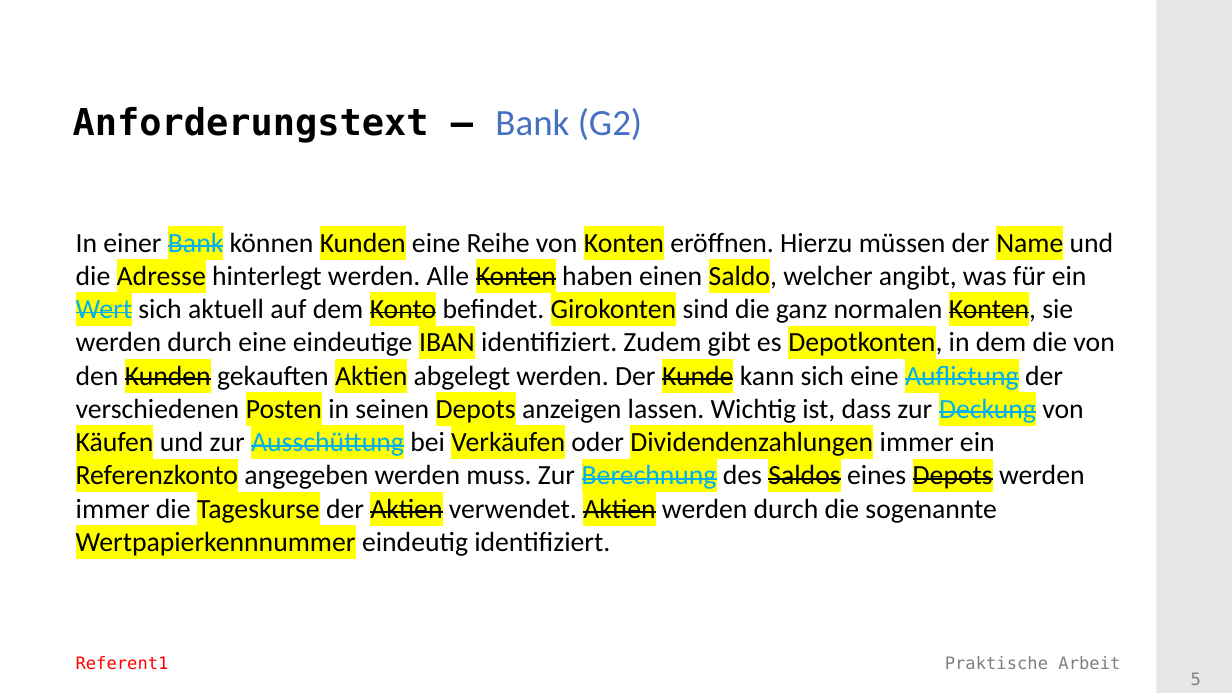
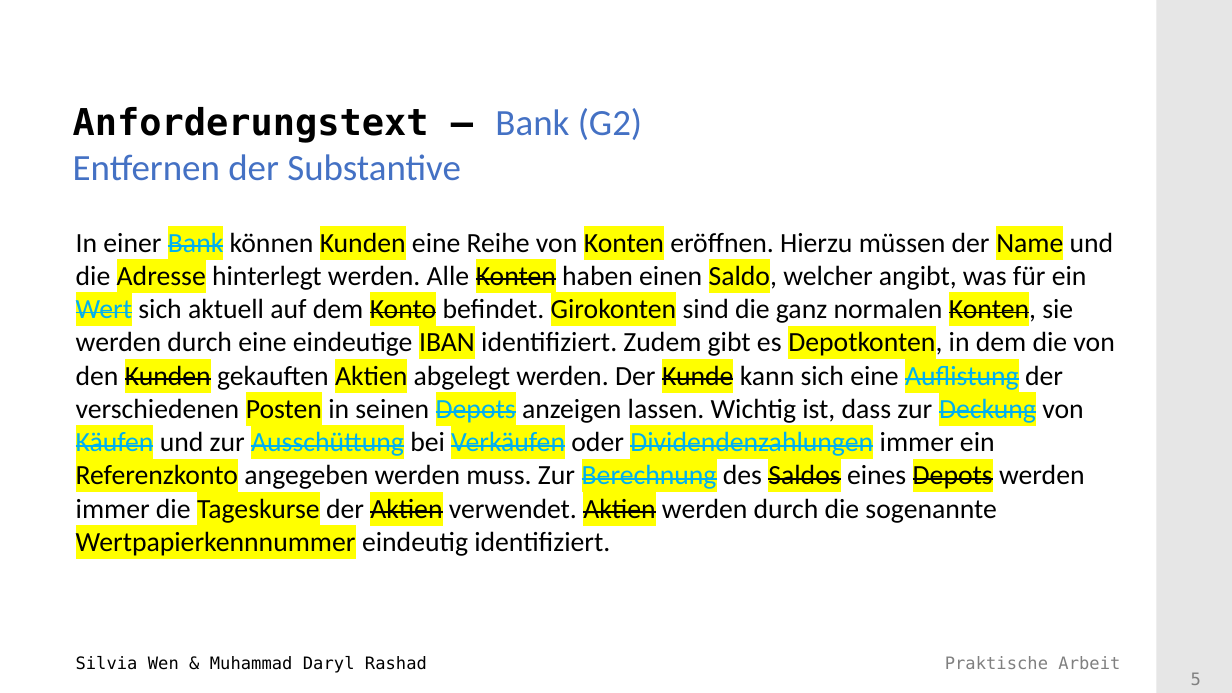
Before and after one commit to Mufasaxi/SimpleBank, a slide deck: slide 5 of Vorlage_Praesentation_2022_Subgroup_2_4_OOA.pptx. Drawn at 1232x693 pixels with LibreOffice and Linux fonts; fonts in the diff are those of the drawing; background and template pictures are left out. Boxes give left, top, right and bottom in pixels: in the first picture for what was removed or moved away, otherwise in the second. Text is boxed around its words. In the diff, an @@ line names an element or a change of style, - is before the commit and + after.

```diff
--- a/Vorlage_Praesentation_2022_Subgroup_2_4_OOA.pptx
+++ b/Vorlage_Praesentation_2022_Subgroup_2_4_OOA.pptx
@@ title at (73,107,642,181): text changed; font DejaVu Sans Mono to Calibri; text colour #000000 to #4471C4; bold off @@
-Anforderungstext – Bank (G2)
+Anforderungstext – Bank (G2)
+Entfernen der Substantive
@@ text "In einer Bank können Kunden ..." at (76,232,1114,556): text colour #000000 to #00B0F0, strikethrough on in "Depots Käufen Verkäufen Dividendenzahlungen" @@
@@ text at (76,656,427,673): text changed; text colour #FF0000 to #000000 @@
-Referent1
+Silvia Wen & Muhammad Daryl Rashad
```
Also in this commit, not shown: 11 other slides changed, 2 slides added, 3 other files.
